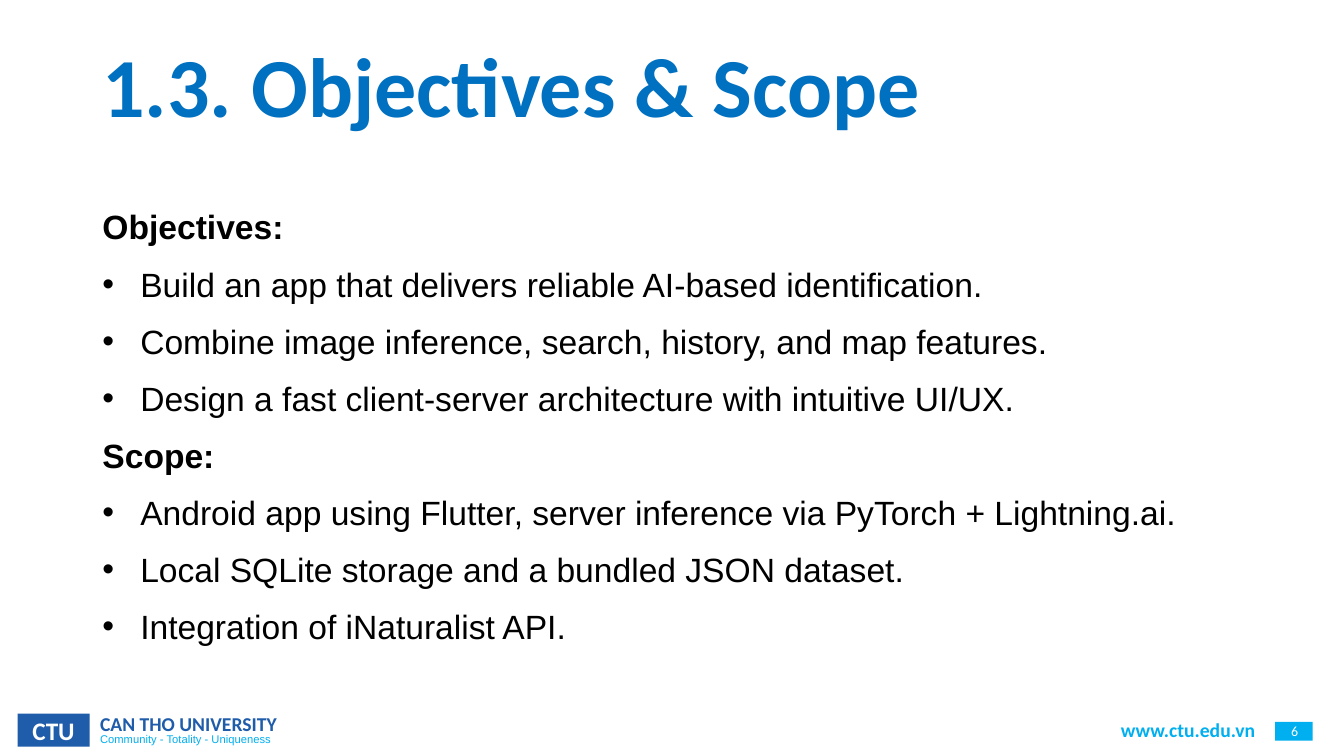
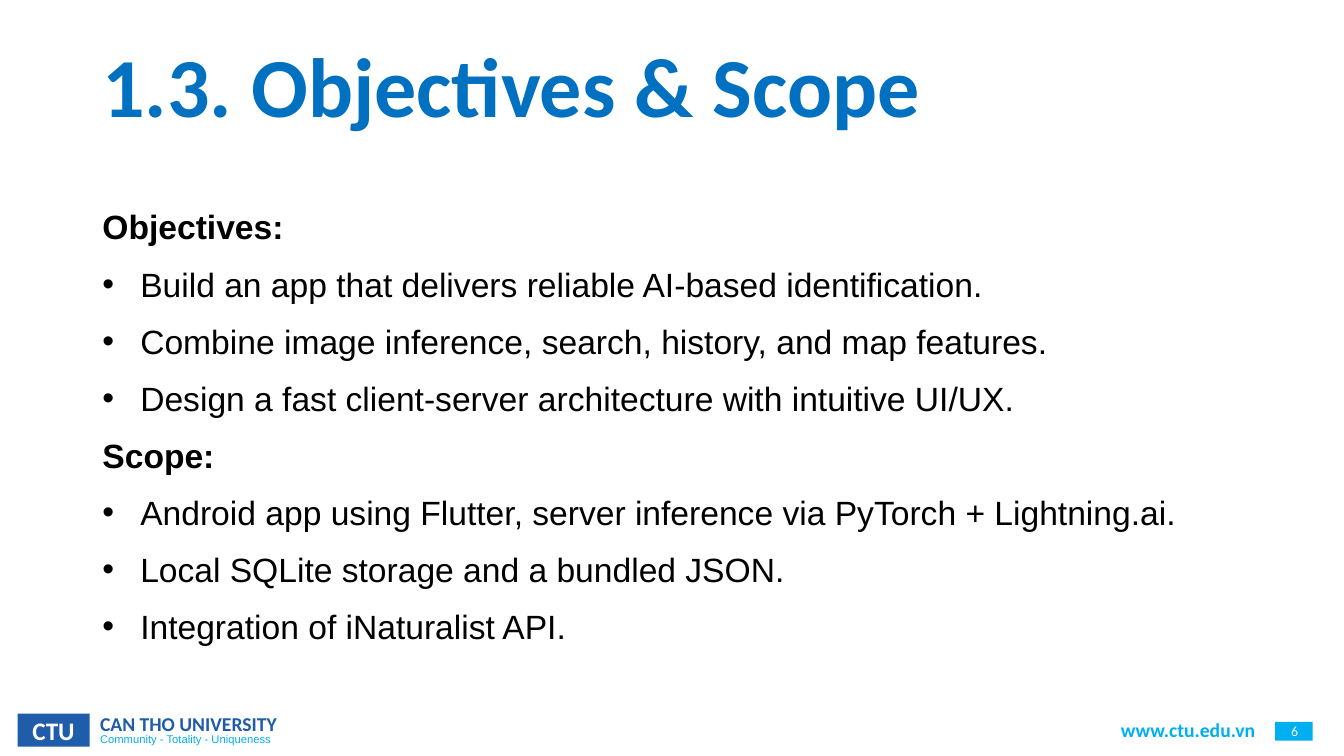
Before and after one commit to CommonHouseCat/fungiscan-mushroom-identifier, a slide deck: slide 6 of Báo cáo/GraduationThesis.pptx. Drawn at 1344x756 pixels with LibreOffice and Linux fonts; fonts in the diff are those of the drawing; background and template pictures are left out. Boxes give left, top, right and bottom in pixels: in the first picture for what was removed or moved away, otherwise in the second. Text is boxed around its words. In the diff, an @@ line names an element or a change of style, - is before the commit and + after.

```diff
--- a/Báo cáo/GraduationThesis.pptx
+++ b/Báo cáo/GraduationThesis.pptx
@@ text at (140,557,784,589): text changed @@
-• Local SQLite storage and a bundled JSON dataset.
+• Local SQLite storage and a bundled JSON.
```
Also in this commit, not shown: 9 other slides changed.
